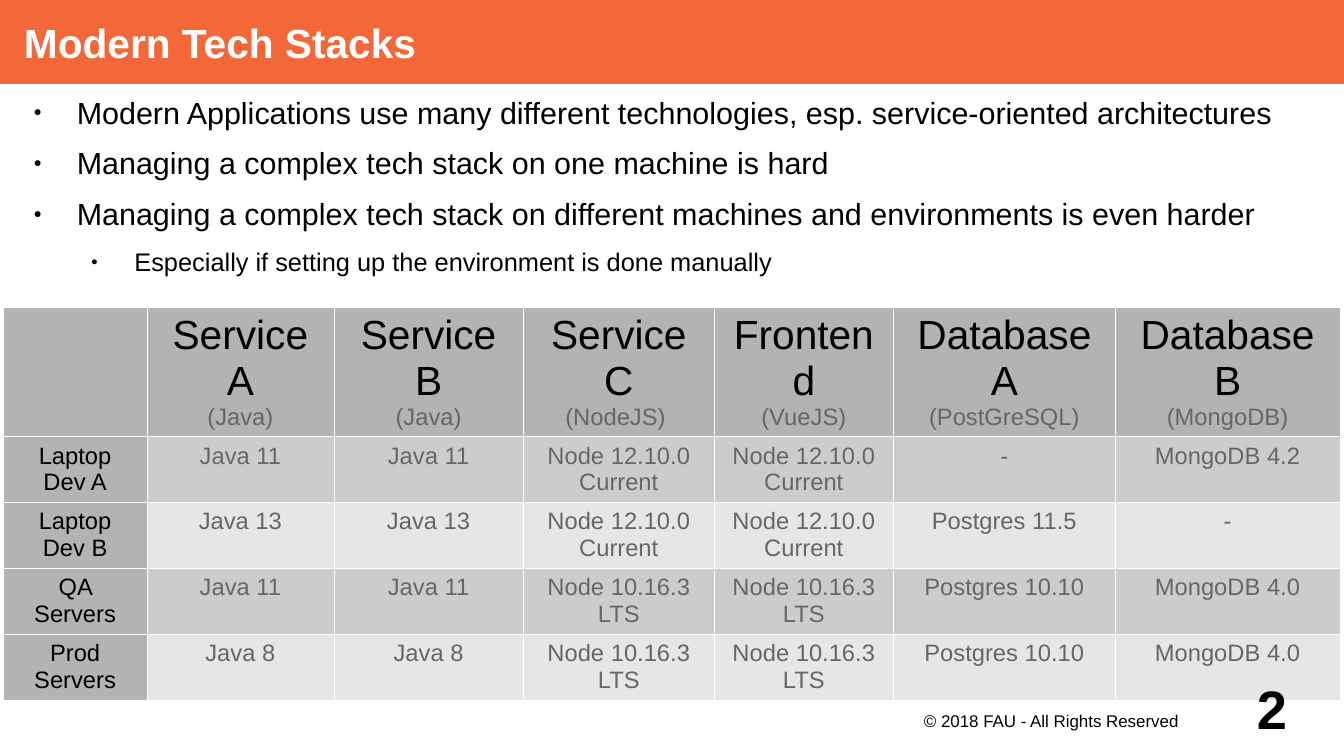
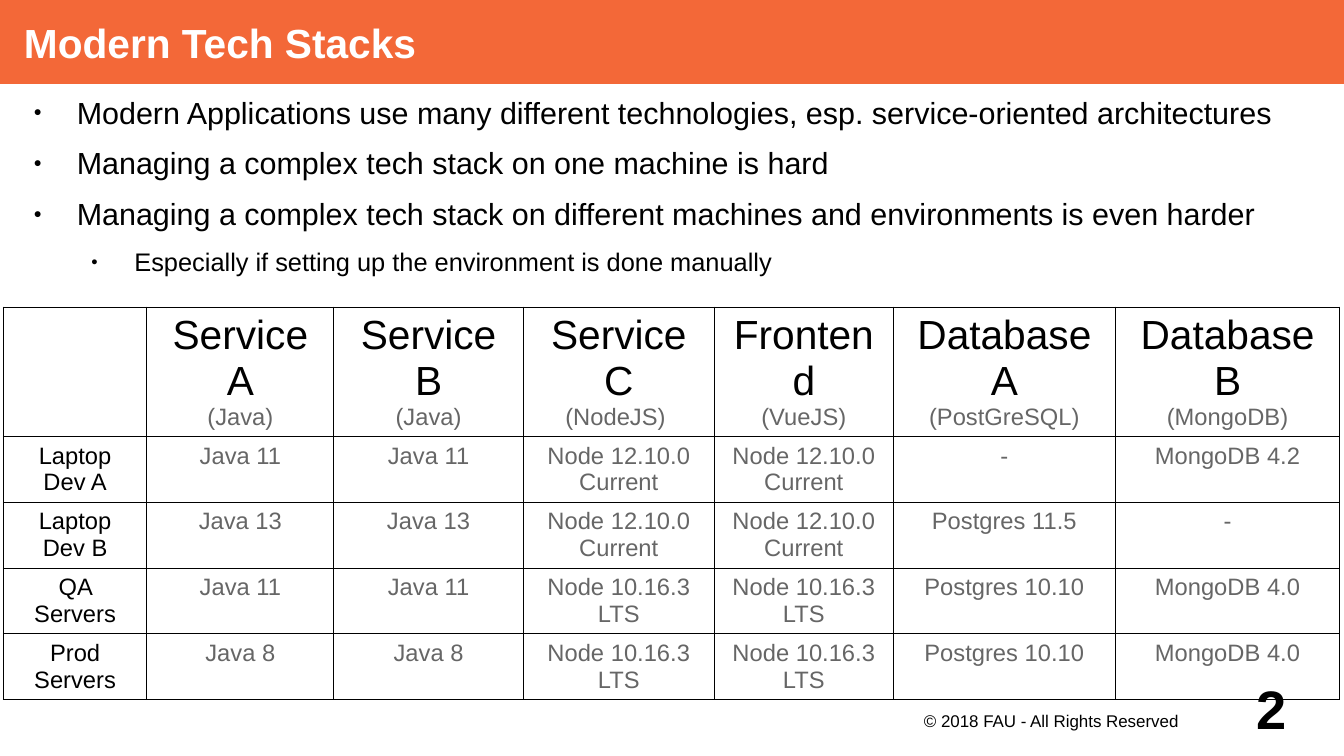
Before and after one commit to dirkriehle/adap-course, a slide deck: slide 2 of Lecture Slides/ADAP Z01 - Containerization.odp. Drawn at 1344x756 pixels with LibreOffice and Linux fonts; fonts in the diff are those of the drawing. Boxes give left, top, right and bottom in pixels: in the first picture for what was removed or moved away, otherwise in the second. Text is boxed around its words. In the diff, an @@ line names an element or a change of style, - is before the commit and + after.

```diff
--- a/Lecture Slides/ADAP Z01 - Containerization.odp
+++ b/Lecture Slides/ADAP Z01 - Containerization.odp
@@ table at box(4, 307, 1340, 693) @@
@@ fill #B3B3B3 to none in 10 cells @@
@@ fill #CCCCCC to none in 12 cells @@
@@ fill #E6E6E6 to none in 12 cells @@
@@ borders changed @@
```
Also in this commit, not shown: 2 other slides changed.
